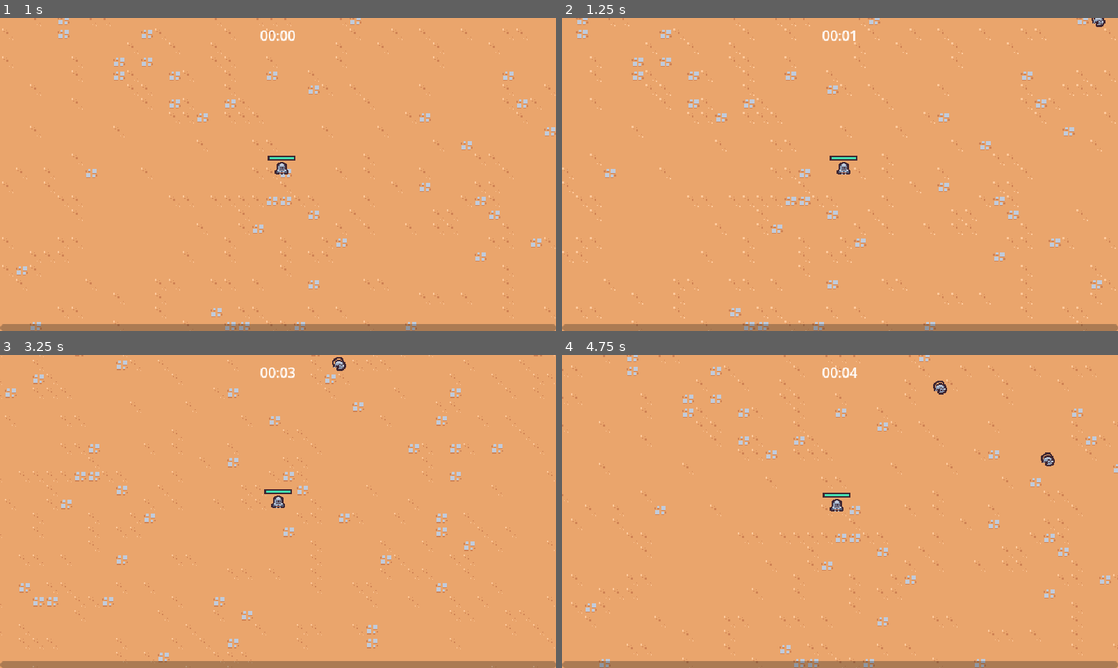
Above: before the commit, frames 1-4 (two rows, left to right).
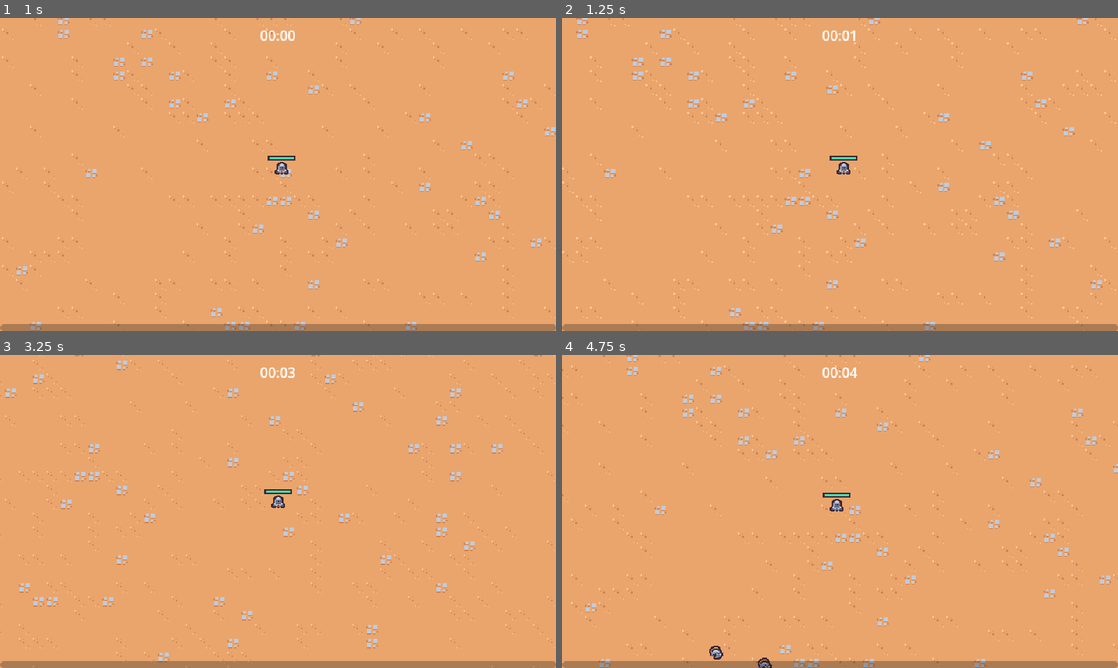
Above: after the commit, the same moments.

Repository: sebasvelasco353/2DSurvivorsCourse
Game: Godot game, scene res://scenes/main/main.tscn
Same seed, same stepped clock (60 frames per second), same inputs: the game is played once before the commit and once after it.
Inputs (mouse positions are in pixels of both pictures, inside the frame that each line leads up to):
- Up to frame 1 (1 s): tap Enter at 0.5 s; move the mouse to (400, 158) at 0.52 s; press the mouse at (400, 158) at 0.53 s; hold D (move_right) from 0.53 s (still down)
- Up to frame 2 (1.25 s): keep holding D (move_right)
- Up to frame 3 (3.25 s): move the mouse to (166, 527) at 1.27 s; release D (move_right) at 1.28 s; release the mouse at (166, 527) at 1.28 s; hold S (move_down) 1.28-2.03 s; click (166, 527) at 1.35 s; move the mouse to (333, 442) at 2.02 s; press the mouse at (333, 442) at 2.03 s; hold D (move_right) 2.03-2.78 s; move the mouse to (250, 574) at 2.77 s; release the mouse at (250, 574) at 2.78 s; hold W (move_up) from 2.78 s (still down); click (250, 574) at 2.85 s
- Up to frame 4 (4.75 s): move the mouse to (1006, 558) at 3.52 s; release W (move_up) at 3.53 s; press the mouse at (1006, 558) at 3.53 s; hold A (move_left) from 3.53 s (still down); move the mouse to (673, 464) at 4.27 s; release the mouse at (673, 464) at 4.28 s; click (673, 464) at 4.35 s

Frame 1 is identical in both runs. In frame 2, less than 0.1% of the frame differs, in the area x 95-98%, y 0-3%; in frame 3, less than 0.1%; in frame 4, 0.3%, in the area x 26-89%, y 8-100%.

Commit message:
Finished video 32: Preventing invalid spawn

Diff:
--- a/scenes/manager/enemy_manager.gd
+++ b/scenes/manager/enemy_manager.gd
@@ -15,19 +15,40 @@
 	timer.timeout.connect(on_timer_timeout)
 	arena_time_manager.arena_difficulty_increased.connect(on_arena_difficulty_increased)
 
+func get_spawn_position() -> Vector2:
+	var player = get_tree().get_first_node_in_group("player") as Node2D
+	if player == null:
+		return Vector2.ZERO
+
+	var result
+	var spawn_position
+	var random_direction = Vector2.RIGHT.rotated(randf_range(0, TAU))
+
+	for i in 4:
+		spawn_position = player.global_position + (random_direction * SPAWN_RADIUS)
+
+		# Raycast Check
+		var query_params = PhysicsRayQueryParameters2D.create(player.global_position, spawn_position, 1)
+		result = get_tree().root.world_2d.direct_space_state.intersect_ray(query_params)
+
+		if result.is_empty():
+			break
+		else:
+			random_direction = random_direction.rotated(deg_to_rad(90))
+
+	return spawn_position
+
 func on_timer_timeout():
 	timer.start()
 	var player = get_tree().get_first_node_in_group("player") as Node2D
 	if player == null:
 		return
-	var random_direction = Vector2.RIGHT.rotated(randf_range(0, TAU))
-	var spawn_position = player.global_position + (random_direction * SPAWN_RADIUS)
 
 	var enemy = basic_enemy_scene.instantiate() as Node2D
 	var entities_layer = get_tree().get_first_node_in_group("entities_layer")
 
 	entities_layer.add_child(enemy)
-	enemy.global_position = spawn_position
+	enemy.global_position = get_spawn_position()
 
 func on_arena_difficulty_increased(arena_difficulty:int):
 	var time_off = (0.1/12) * arena_difficulty
